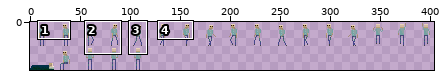
Sprite sheet -- assets/data/armor.png. The first picture is a wide view before the edit; the outline marks the close-up.
Close-up. As it was:
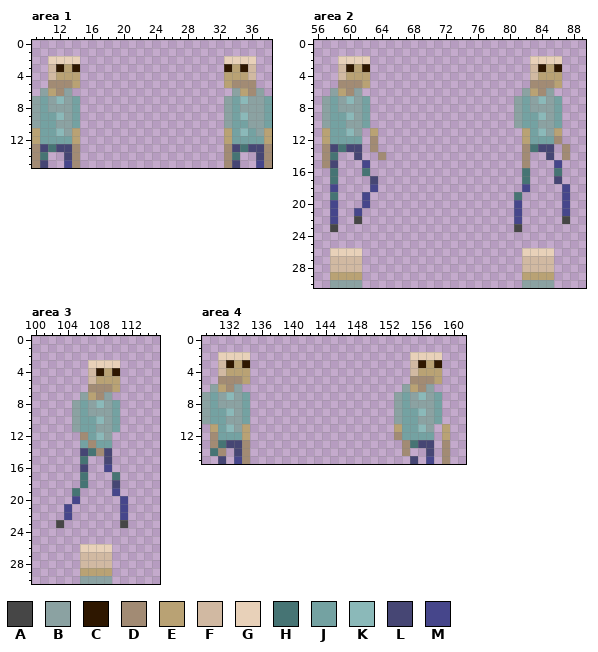
The file is 408x48 pixels. Shown: area 1: x 9..38, y 0..15; area 2: x 56..89, y 0..30; area 3: x 100..115, y 0..30; area 4: x 129..161, y 0..15. The wide view leaves out empty margins. The commit also changed other parts of the picture, which this record leaves out.
Palette (. is transparent): A #464646  B #8ba2a2  C #2e1700  D #a28b74  E #b9a274  F #d1b9a2  G #e8d1b9  H #467474  J #74a2a2  K #8bb9b9  L #464674  M #46468b
After:
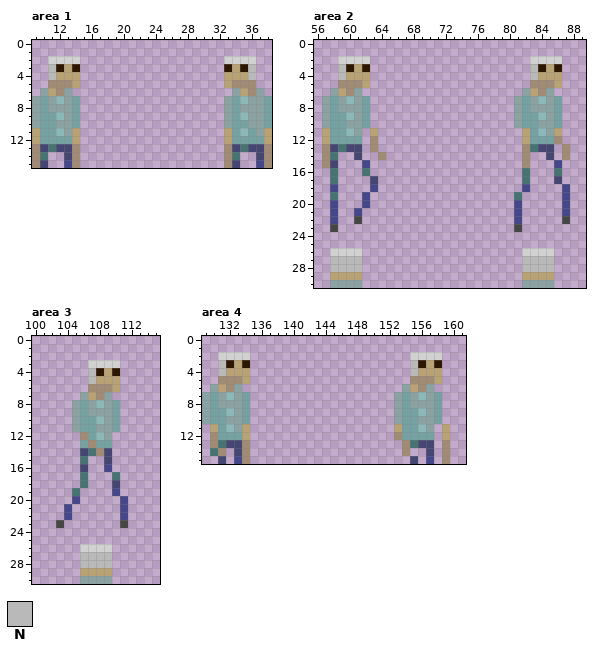
Colours new in this view: N #b9b9b9
Edits made:
Colour G changes from #e8d1b9 to #d1d1d1.
Area 1:
The author changed colour F to colour N in rows 3 to 4 at x 11 and 36.
Area 2:
The author changed colour F to colour N in rows 3 to 4 at x 59 and 83; in rows 27 to 28 at x 58 to 61 and 82 to 85.
Area 3:
The author changed colour F to colour N in rows 4 to 5 at x 107; in rows 27 to 28 at x 106 to 109.
Area 4:
The author changed colour F to colour N in rows 3 to 4 at x 131 and 155.
